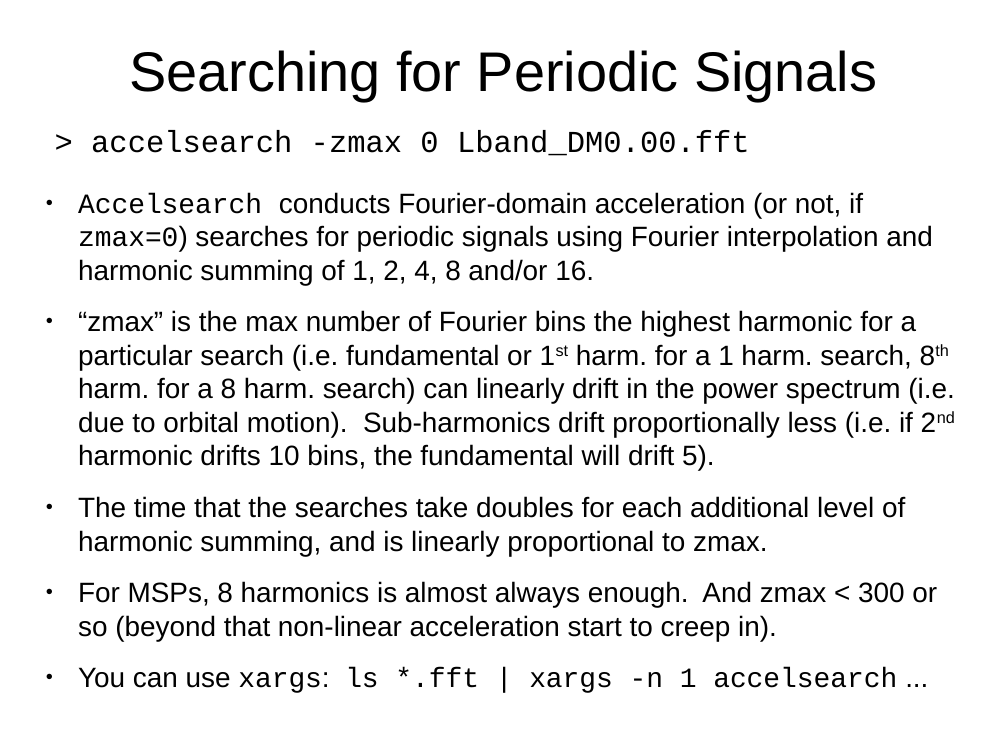
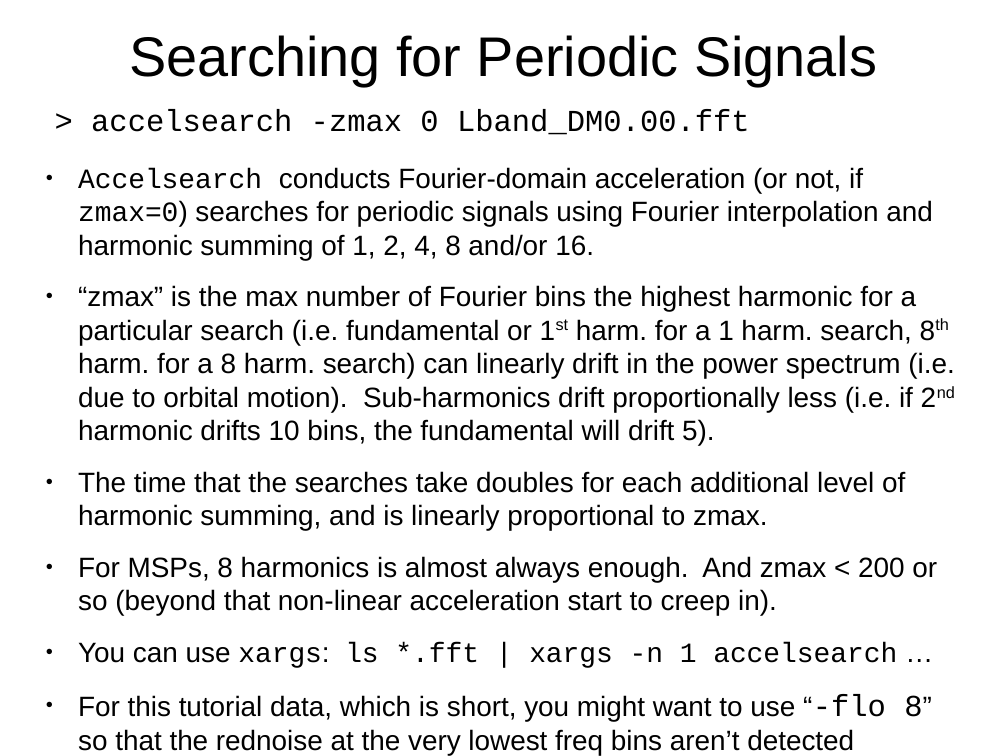
Before and after one commit to scottransom/presto, a slide deck: slide 21 of docs/PRESTO_search_tutorial.odp (slide 20 before the commit). Drawn at 1008x756 pixels with LibreOffice and Linux fonts; fonts in the diff are those of the drawing. Boxes give left, top, right and bottom in pixels: in the first picture for what was removed or moved away, otherwise in the second. Text is boxed around its words. In the diff, an @@ line names an element or a change of style, - is before the commit and + after.

Commit message:
Updated tutorial with suggestions from Emily Petroff.  Thanks Emily!

```diff
--- a/docs/PRESTO_search_tutorial.odp
+++ b/docs/PRESTO_search_tutorial.odp
@@ title "Searching for Periodic Signals": place and size @@
-title "Searching for Periodic Signals" at (129,50,877,101)
+title "Searching for Periodic Signals" at (129,35,877,86)
@@ text "> accelsearch -zmax 0 Lband_DM0.00.fft": place and size @@
-text "> accelsearch -zmax 0 Lband_DM0.00.fft" at (91,130,750,156)
+text "> accelsearch -zmax 0 Lband_DM0.00.fft" at (91,109,750,135)
@@ text "Accelsearch conducts Fourier-domain acceleration (or ...": place and size @@
-text "Accelsearch conducts Fourier-domain acceleration (or ..." at (78,192,954,693)
+text "Accelsearch conducts Fourier-domain acceleration (or ..." at (78,167,954,755)
@@ text at (78,556,937,755): text changed @@
-● For MSPs, 8 harmonics is almost always enough. And zmax < 300 or so (beyond that non-linear acceleration start to creep in).
-● You can use xargs: ls *.fft | xargs -n 1 accelsearch ...
+● For MSPs, 8 harmonics is almost always enough. And zmax < 200 or so (beyond that non-linear acceleration start to creep in).
+● You can use xargs: ls *.fft | xargs -n 1 accelsearch …
+● For this tutorial data, which is short, you might want to use “-flo 8” so that the rednoise at the very lowest freq bins aren’t detected
```
Also in this commit, not shown: 13 other slides changed, 2 slides added, 1 slide removed, 1 other file.
